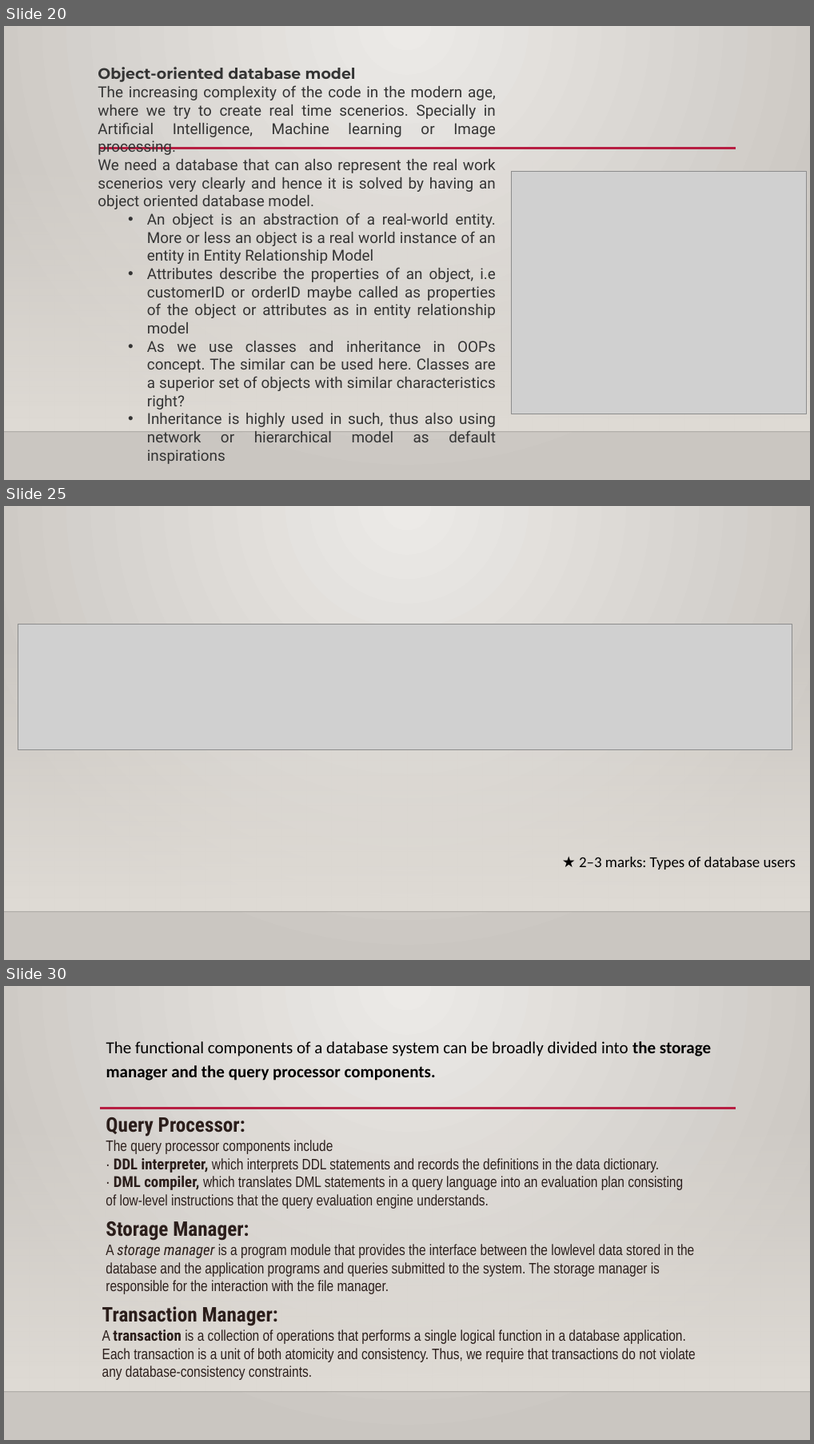
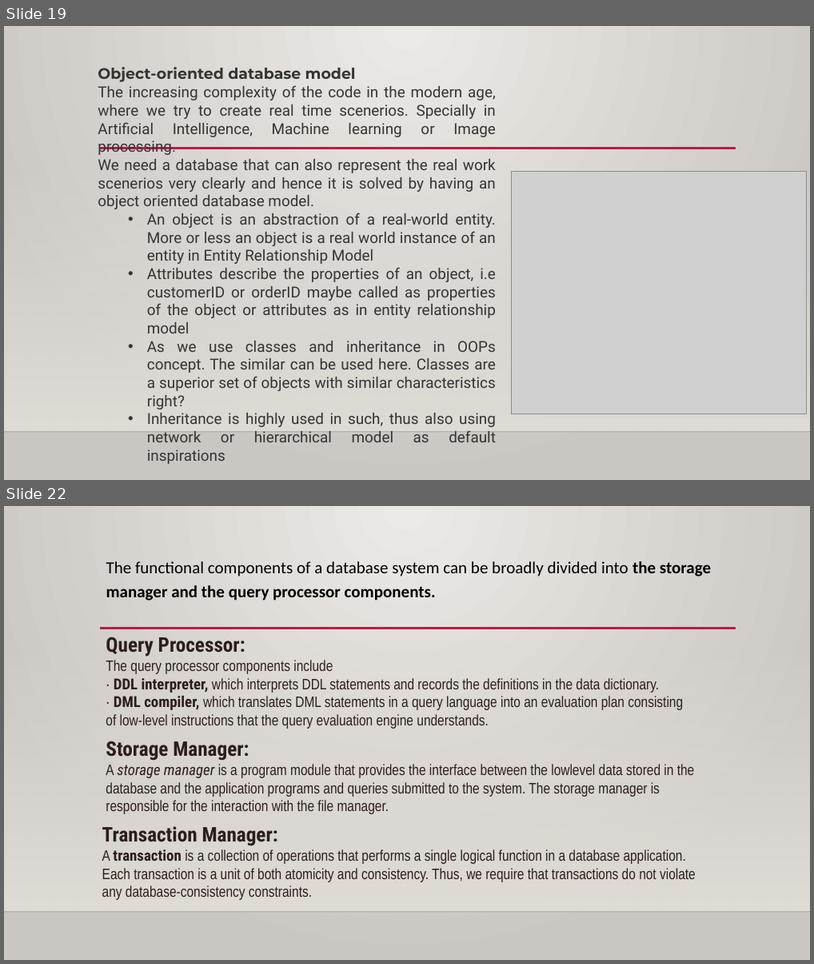
Before and after one commit to nandalneha/Database-Management-Systems, a slide deck: UNIT 1.pptx. Shown one above the other, each under a label of ours: slides 20, 25 and 30 before the commit, slides 19 and 22 after it; the slides between them are not shown. The pictures are 814x1444 and 814x964 pixels, drawn with LibreOffice and Linux fonts; fonts in the diff are those of the drawing; grey boxes stand for pictures; background and template pictures are left out. Boxes give left, top, right and bottom in pixels: in the first picture for what was removed or moved away, otherwise in the second. Text is boxed around its words. In the diff, an @@ line names an element or a change of style, - is before the commit and + after.

```diff
--- a/UNIT 1.pptx
+++ b/UNIT 1.pptx
@@ slide 25 removed at bbox=[4, 506, 810, 960], background gradient #ECEAE7 to #CAC7C1; not listed: 2 template elements that a slide beside it also shows @@
@@ picture removed at bbox=[18, 624, 793, 749] @@
@@ text removed at bbox=[579, 856, 796, 869] @@
-★ 2–3 marks: Types of database users
@@ what was slide 20 is now slide 19 @@
@@ what was slide 30 is now slide 22 @@
```
Also in this commit, not shown: 1 slide changed, 3 slides added, 10 other slides removed, 1 other file.
